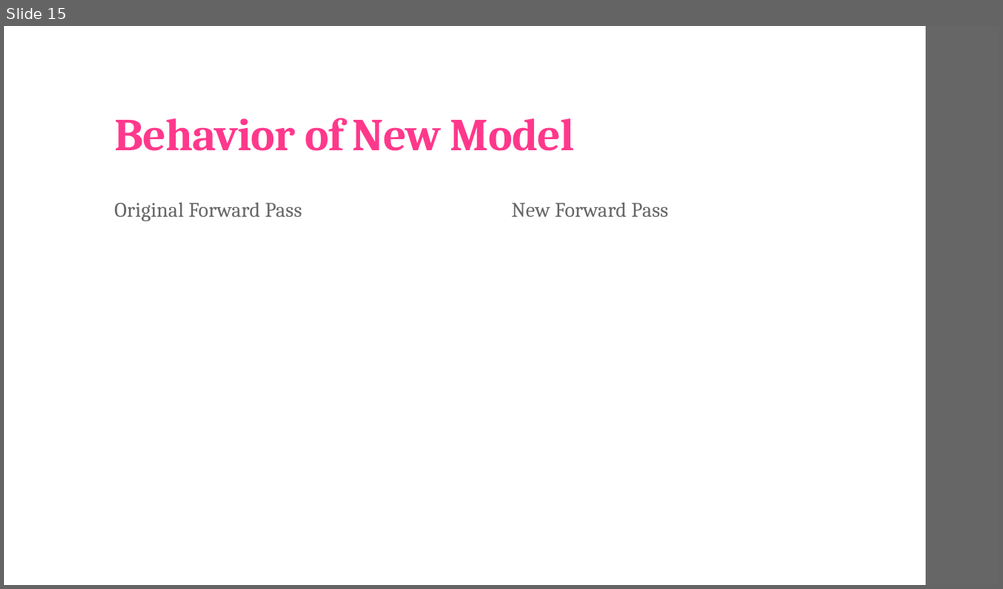
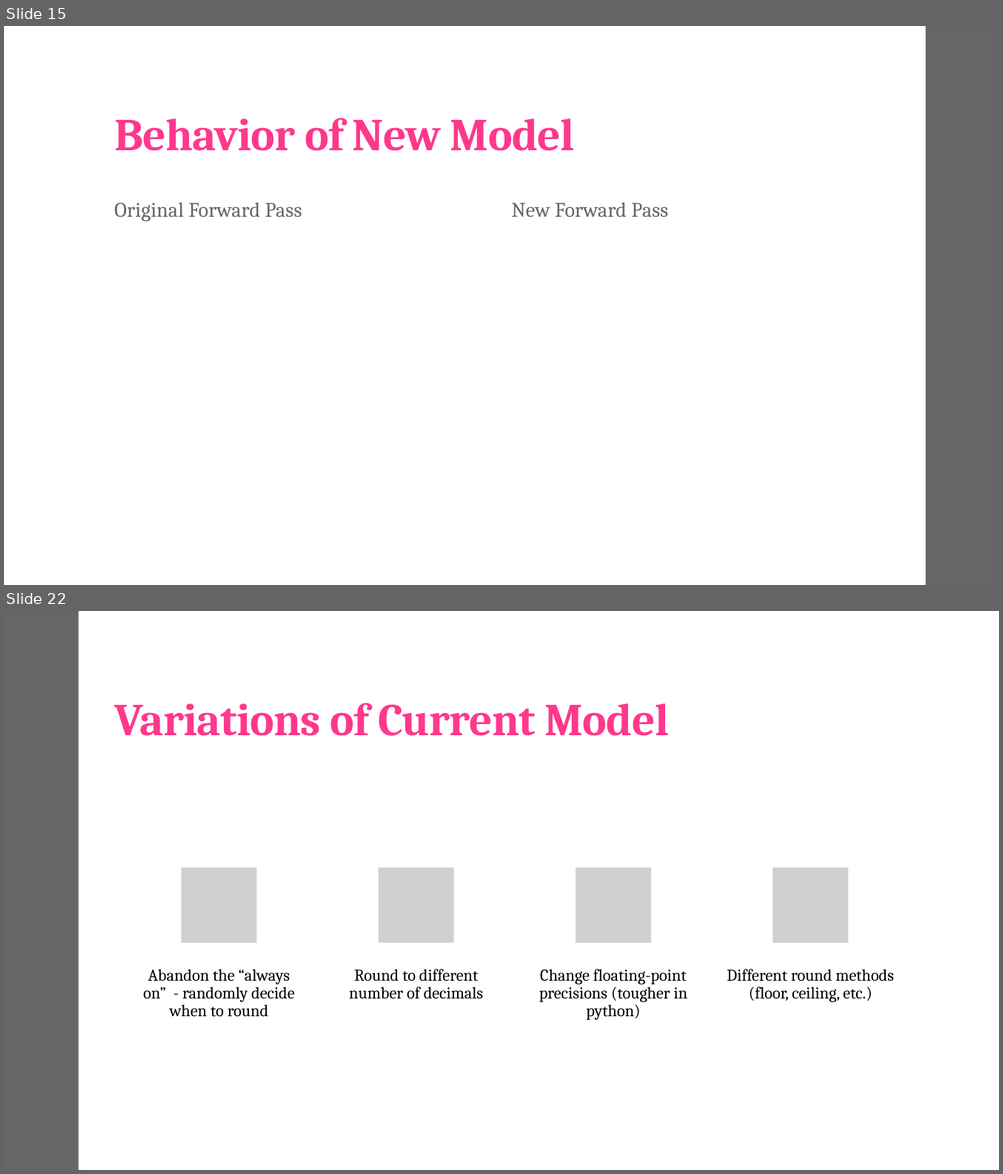
Before and after one commit to landonbuell/Convolutional-Neural-Networks, a slide deck: Presentations/02_04_2020/Modifying Layer Activations.pptx. Shown one above the other, each under a label of ours: slide 15 before the commit, slides 15 and 22 after it; the slides between them are not shown. The pictures are 1003x589 and 1003x1174 pixels, drawn with LibreOffice and Linux fonts; fonts in the diff are those of the drawing; grey boxes stand for pictures. Boxes give left, top, right and bottom in pixels: in the first picture for what was removed or moved away, otherwise in the second. Text is boxed around its words. In the diff, an @@ line names an element or a change of style, - is before the commit and + after.

```diff
--- a/Presentations/02_04_2020/Modifying Layer Activations.pptx
+++ b/Presentations/02_04_2020/Modifying Layer Activations.pptx
@@ slide 22 added at [4, 611, 999, 1170], background #FFFFFF; not listed: 1 template element that a slide beside it also shows @@
@@ rectangle added at [4, 611, 999, 1170], fill #FFFFFF @@
@@ rectangle added at [4, 611, 79, 1170], fill #666666 @@
@@ title added at [114, 703, 669, 736], 44 pt, text #FF388C, bold @@
+Variations of Current Model
@@ group added at [143, 868, 893, 1020]: 4 pictures, 4 texts @@
+Abandon the “always on” - randomly decide when to round
+Round to different number of decimals
+Change floating-point precisions (tougher in python)
+Different round methods (floor, ceiling, etc.)
```
Also in this commit, not shown: 4 slides changed, 9 other slides added, 5 other files.
